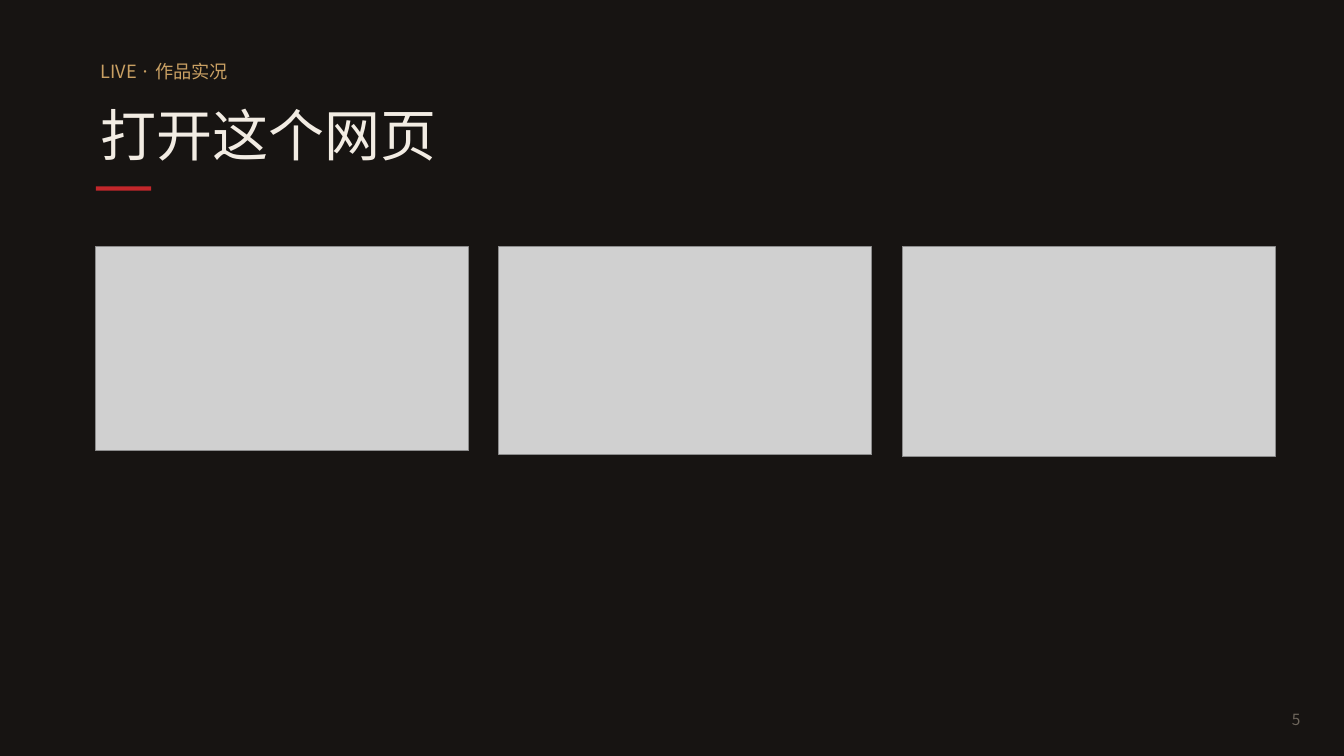
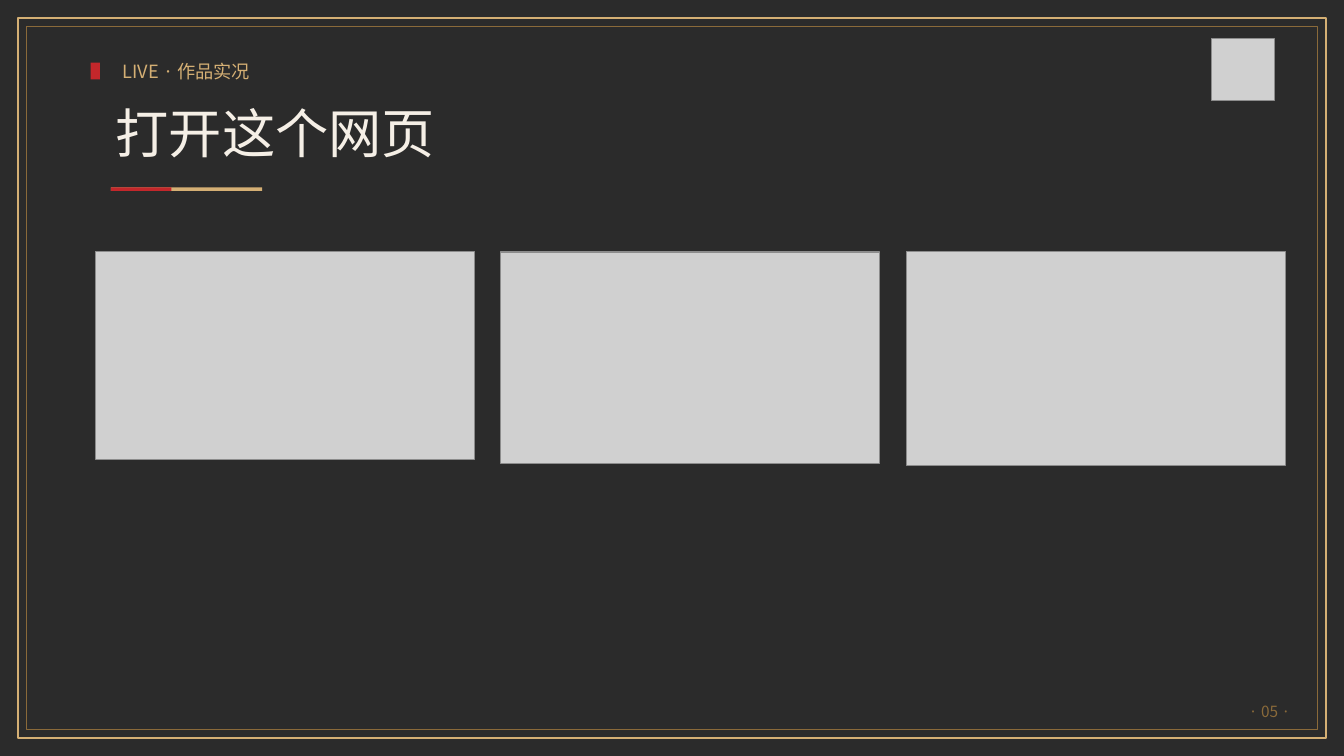
Before and after one commit to chenxingyu364/limingqianye, a slide deck: slide 5 of materials/defense-ppt.pptx. Drawn at 1344x756 pixels with LibreOffice and Linux fonts; fonts in the diff are those of the drawing; grey boxes stand for pictures; background and template pictures are left out; a plain dark background stands for a picture behind light text. Boxes give left, top, right and bottom in pixels: in the first picture for what was removed or moved away, otherwise in the second. Text is boxed around its words. In the diff, an @@ line names an element or a change of style, - is before the commit and + after.

```diff
--- a/materials/defense-ppt.pptx
+++ b/materials/defense-ppt.pptx
@@ background #FFFFFF to picture (left out) @@
@@ rectangle: place and size @@
-rectangle at (0, 0, 1344, 756)
+rectangle at (18, 18, 1326, 738)
@@ rectangle at (18, 18, 1326, 738): fill #171412 to none; outline none to #D4AF74 1.1 pt @@
@@ rectangle added at (26, 26, 1318, 730), outline #8A6A3A 0.5 pt @@
@@ text "LIVE · 作品实况": place and size @@
-text "LIVE · 作品实况" at (101, 63, 228, 80)
+text "LIVE · 作品实况" at (123, 63, 250, 80)
@@ text "LIVE · 作品实况" at (123, 63, 250, 80): text colour #C9A063 to #D4AF74 @@
@@ picture added at (1212, 38, 1274, 101) @@
@@ rectangle added at (91, 63, 100, 80), fill #C3272B @@
@@ text "打开这个网页": place and size @@
-text "打开这个网页" at (101, 109, 437, 161)
+text "打开这个网页" at (116, 108, 435, 158)
@@ text "打开这个网页" at (116, 108, 435, 158): size 40 to 38 pt, text colour #F2ECE3 to #F5EFE6 @@
@@ rectangle: place and size @@
-rectangle at (96, 187, 151, 191)
+rectangle at (111, 188, 171, 191)
@@ rectangle added at (111, 188, 262, 191), fill #D4AF74 @@
@@ picture: place and size @@
-picture at (96, 247, 469, 451)
+picture at (96, 252, 475, 460)
@@ picture: place and size @@
-picture at (499, 247, 872, 455)
+picture at (501, 252, 880, 463)
@@ picture: place and size @@
-picture at (902, 247, 1275, 457)
+picture at (906, 252, 1286, 466)
@@ text added at (1261, 706, 1278, 717), 11 pt, text #8A6A3A @@
+· 05 ·
@@ text removed at (1292, 714, 1301, 725) @@
-5
```
Also in this commit, not shown: 9 other slides changed.
